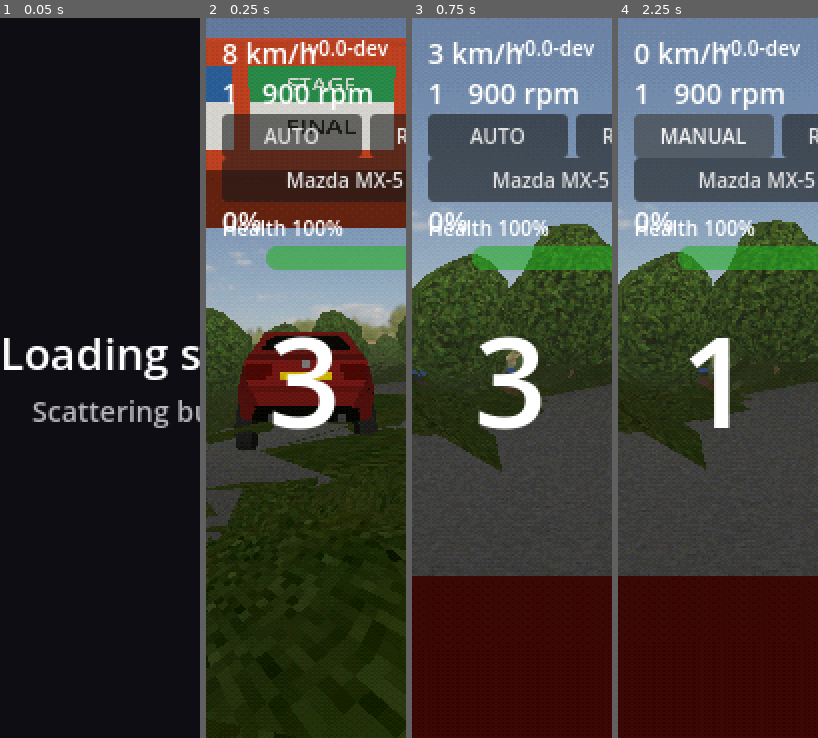
Above: before the commit, frames 1-4 (left to right).
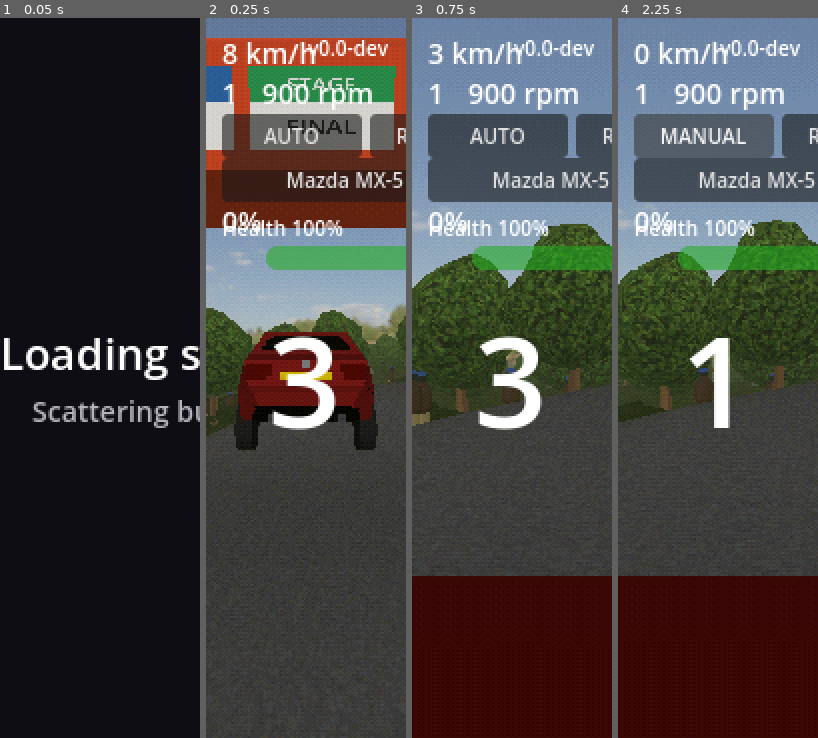
Above: after the commit, the same moments.

Repository: felixxwu/TAPPA
Game: Godot game, scene res://main.tscn
The game is run twice, just before and just after one commit, with the same random seed, the same clock (stepped at 60 frames per second) and the same inputs. This scene is started directly instead of the project's main scene.
Inputs (mouse positions are in pixels of both pictures, inside the frame that each line leads up to):
- Up to frame 1 (0.05 s): no input
- Up to frame 2 (0.25 s): no input
- Up to frame 3 (0.75 s): tap Enter (menu_select) at 0.5 s; move the mouse to (556, 342) at 0.52 s; hold Right (menu_right) from 0.53 s (still down); tap C (cycle_camera) at 0.6 s; click (556, 342) at 0.67 s
- Up to frame 4 (2.25 s): release Right (menu_right) at 1.25 s; drag from (678, 414) to (708, 522) at 1.27 s; click "AUTO" at 2 s

Frame 1 is identical in both runs. In frame 2, 40% of the frame differs, in the area x 0-100%, y 48-100%; in frame 3, 3.2%; in frame 4, 3.4%.

Commit message:
Keep wide bushes off the road; set bush height to 1.5m
The ground-cover bush mesh is a wide flat patch, so uniform-scaling it to
bush_height_m gives it a large world footprint. Reject bushes on a road footprint
inflated by the bush's own world-space radius (TreeMeshField.xz_radius) on top of
tree_road_margin_m, so no part of the scaled mesh spills onto the road at any
per-instance yaw. world.gd rasterizes this wider footprint into a bush-specific
road_cells; trees keep the un-inflated one.

Add TreeMeshField.uniform_scale_for/xz_radius statics (build() now shares the
former). Set bush_height_m 2.1 -> 1.5. Tests + docs updated.

Co-Authored-By: Claude Opus 4.8 <noreply@anthropic.com>
Claude-Session: https://claude.ai/code/session_01VP8FvoPKhNJeQoL3WgzXTn

Diff:
--- a/rally/config/game_config.tres
+++ b/rally/config/game_config.tres
@@ -58,7 +58,7 @@
 tree_spawn_radius_m = 50.0
 tree_collision_radius_m = 0.1
 tree_render_distance_m = 40.0
-bush_height_m = 2.1
+bush_height_m = 1.5
 tire_mark_max_segments = 20
 tire_mark_ground_offset_m = 0.2
 sign_panel_size_m = Vector2(0.84, 0.84)
--- a/rally/scripts/tree_mesh_field.gd
+++ b/rally/scripts/tree_mesh_field.gd
@@ -46,12 +46,9 @@
 	instance_positions = PackedVector3Array()
 	instance_positions.resize(positions.size())
 
-	# Uniform scale so the model's height matches the configured tree height
-	# (keeps proportions — a 3D tree must not be stretched like a billboard quad).
-	var uscale := 1.0
-	var ah := mesh.get_aabb().size.y
-	if ah > 0.0001:
-		uscale = target_height / ah
+	# Uniform scale so the model's height matches the configured height (keeps
+	# proportions — a 3D mesh must not be stretched like a billboard quad).
+	var uscale := uniform_scale_for(mesh, target_height)
 	instance_scale = uscale
 
 	var bin := maxf(bin_size, 1.0)
@@ -118,6 +115,21 @@
 			PhysicsServer3D.body_add_shape(body.get_rid(), _collision_shape.get_rid(), box_xform)
 
 
+# Uniform scale that makes `mesh` stand `target_height` tall (the same scale
+# build() applies). 1.0 if the mesh has no height.
+static func uniform_scale_for(mesh: Mesh, target_height: float) -> float:
+	var ah := mesh.get_aabb().size.y
+	return target_height / ah if ah > 0.0001 else 1.0
+
+
+# World-space XZ radius of one instance once scaled to `target_height` — half the
+# larger horizontal AABB extent. Used by callers to keep a wide mesh (e.g. the
+# ground-cover bush) clear of the road at any yaw.
+static func xz_radius(mesh: Mesh, target_height: float) -> float:
+	var a := mesh.get_aabb()
+	return maxf(a.size.x, a.size.z) * 0.5 * uniform_scale_for(mesh, target_height)
+
+
 # Deterministic yaw in [0, TAU) from the world XZ position.
 func _yaw_for(pos: Vector3) -> float:
 	var h := hash(Vector2i(roundi(pos.x * 13.0), roundi(pos.z * 13.0)))
--- a/rally/scripts/world.gd
+++ b/rally/scripts/world.gd
@@ -234,11 +234,21 @@
 	# renderer (TreeMeshField) — the low-poly ground-cover mesh, binned with per-bin
 	# LOD/visibility cull like the trees, but with NO collision and per-instance baked
 	# terrain light so it matches the ground. See features/trees.md.
-	var bushes := TreeScatter.scatter(result["pieces"], road_cells, cfg.tree_params(),
+	#
+	# The bush mesh is a WIDE patch, so reject it on a road footprint inflated by the
+	# bush's own world-space radius (on top of tree_road_margin_m) — that keeps the
+	# bush CENTRE far enough out that no part of the scaled mesh spills onto the road,
+	# at any per-instance yaw.
+	var bush_mesh := _bush_mesh(cfg)
+	var bush_radius := TreeMeshField.xz_radius(bush_mesh, cfg.bush_height_m)
+	var bush_footprint := cfg.track_width + 2.0 * (cfg.tree_road_margin_m + bush_radius)
+	var bush_road_cells := TrackGenerator.rasterize_cells(
+		road_centerline.tessellate(), bush_footprint)
+	var bushes := TreeScatter.scatter(result["pieces"], bush_road_cells, cfg.tree_params(),
 		cfg.track_seed + BUSH_SEED_OFFSET)
 	var bush_field := TreeMeshField.new()
 	add_child(bush_field)
-	bush_field.build(bushes, $Floor as TerrainManager, _bush_mesh(cfg),
+	bush_field.build(bushes, $Floor as TerrainManager, bush_mesh,
 		cfg.bush_height_m, 0.0, 0.0,
 		cfg.tree_render_distance_m, cfg.tree_render_fade_m, cfg.tree_bin_size_m,
 		false, true)
--- a/rally/tests/headless/test_smoke.gd
+++ b/rally/tests/headless/test_smoke.gd
@@ -380,6 +380,22 @@
 	var p := positions[0]
 	assert_almost_eq(field.instance_positions[0], Vector3(p.x, floor.height_at(p.x, p.y), p.y),
 		Vector3(1e-3, 1e-3, 1e-3), "bush instance rests on the ground")
+
+
+func test_tree_mesh_field_xz_radius_scales_with_height() -> void:
+	# xz_radius (used to keep wide bushes off the road) = half the larger horizontal
+	# AABB extent, scaled by the same uniform scale build() applies for the height.
+	var box := BoxMesh.new()
+	box.size = Vector3(2.0, 1.0, 3.0)  # AABB 2 x 1 x 3
+	assert_almost_eq(TreeMeshField.uniform_scale_for(box, 2.0), 2.0, 1e-4,
+		"uniform scale = target_height / mesh height")
+	# uscale 2.0, larger horizontal extent 3.0 -> radius = 3.0/2 * 2.0 = 3.0
+	assert_almost_eq(TreeMeshField.xz_radius(box, 2.0), 3.0, 1e-4,
+		"xz radius is half the larger horizontal extent, scaled to height")
+	# Degenerate (flat) mesh height -> scale 1.0, no divide-by-zero.
+	var flat := BoxMesh.new(); flat.size = Vector3(2.0, 0.0, 2.0)
+	assert_almost_eq(TreeMeshField.uniform_scale_for(flat, 5.0), 1.0, 1e-4,
+		"zero-height mesh falls back to scale 1.0")
 
 
 func test_sign_field_builds_knockable_signs_at_road_height() -> void:
Not shown, changed: rally/features/trees.md
